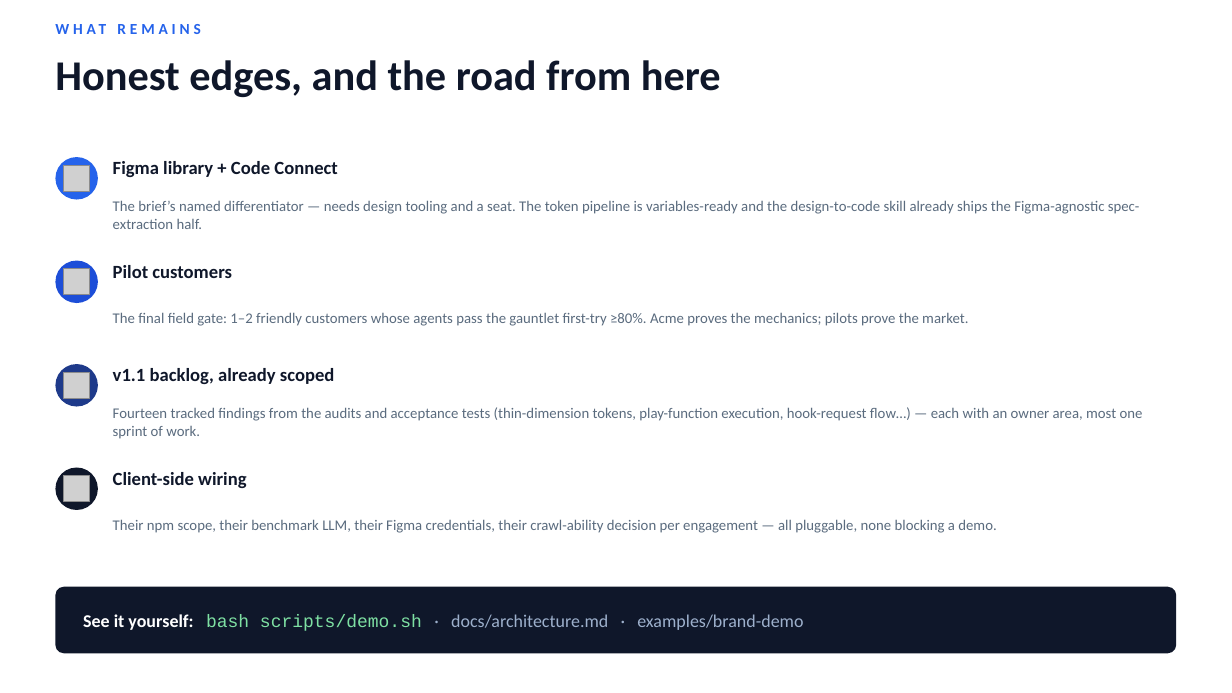
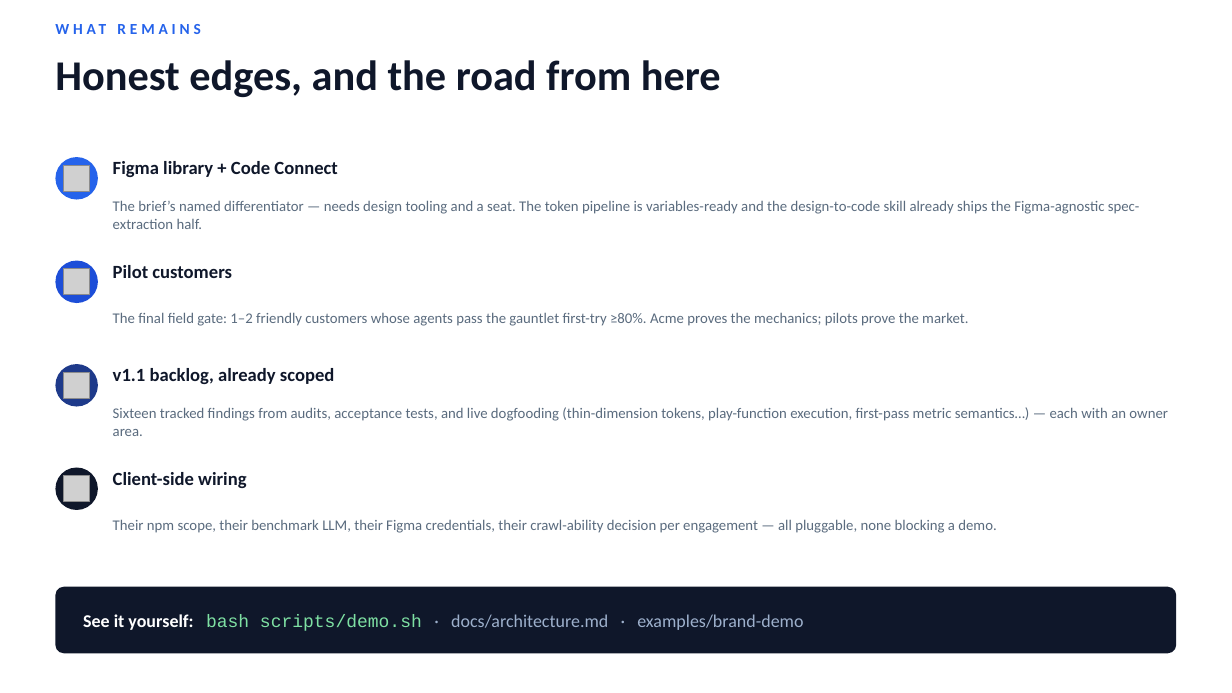
Before and after one commit to mcbugz/AIR-DS, a slide deck: slide 11 of docs/AIR-DS-overview.pptx (slide 10 before the commit). Drawn at 1232x693 pixels with LibreOffice and Linux fonts; fonts in the diff are those of the drawing; grey boxes stand for pictures. Boxes give left, top, right and bottom in pixels: in the first picture for what was removed or moved away, otherwise in the second. Text is boxed around its words. In the diff, an @@ line names an element or a change of style, - is before the commit and + after.

```diff
--- a/docs/AIR-DS-overview.pptx
+++ b/docs/AIR-DS-overview.pptx
@@ text at [113, 407, 1168, 436]: text changed @@
-Fourteen tracked findings from the audits and acceptance tests (thin-dimension tokens, play-function execution, hook-request flow…) — each with an owner area, most one sprint of work.
+Sixteen tracked findings from audits, acceptance tests, and live dogfooding (thin-dimension tokens, play-function execution, first-pass metric semantics…) — each with an owner area.
```
Also in this commit, not shown: 1 other slide changed, 1 slide added, 2 other files.
